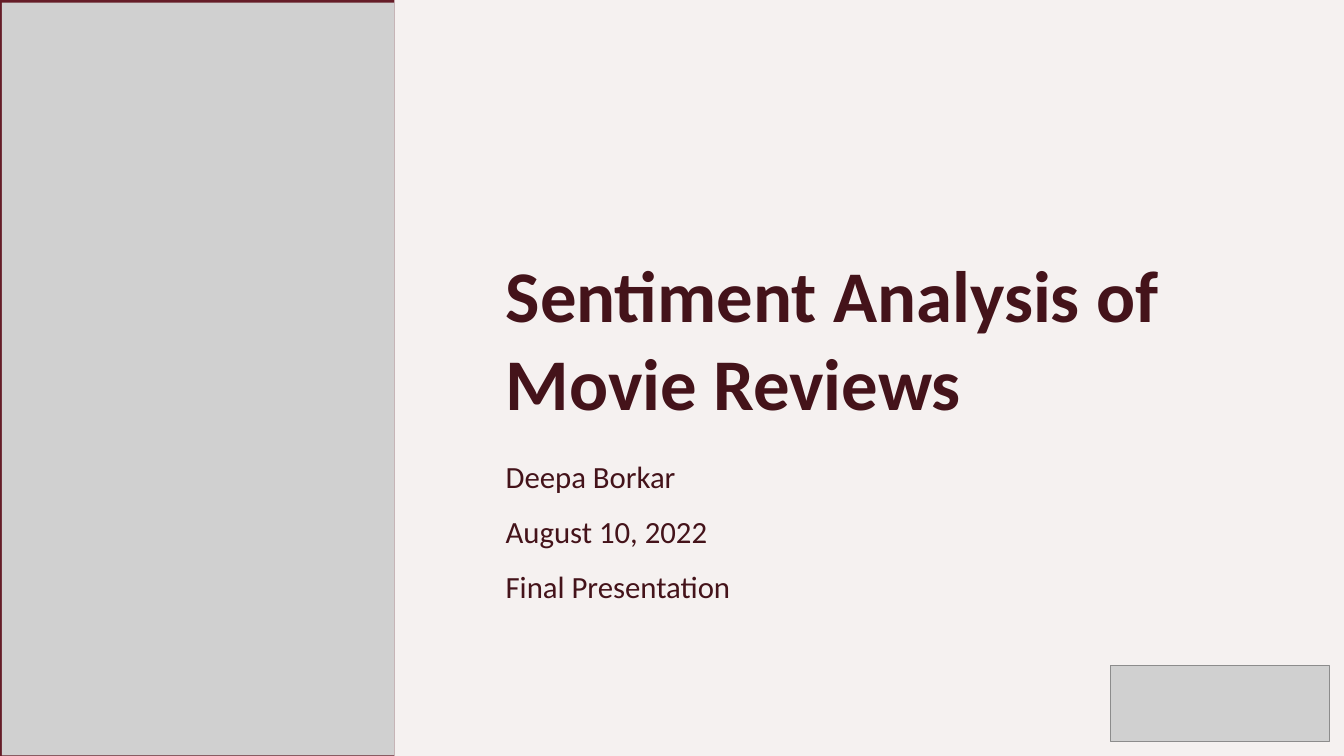
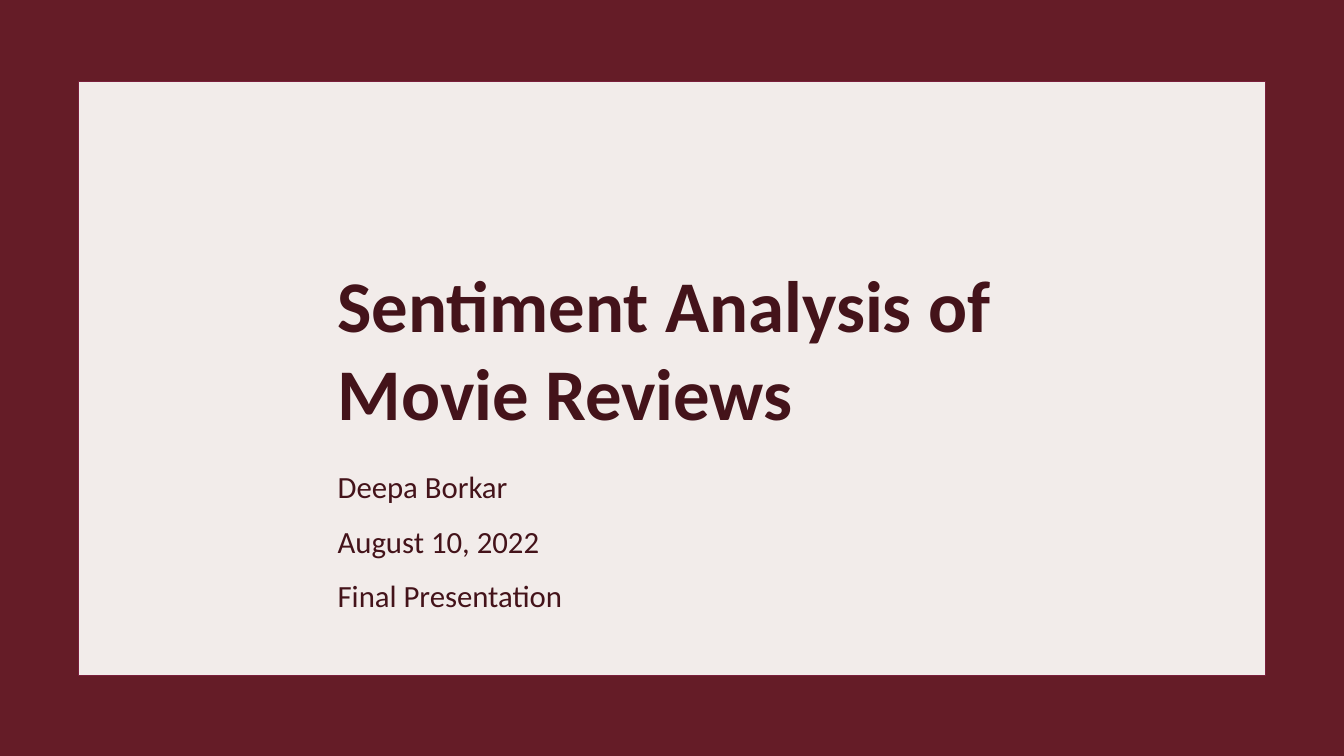
Before and after one commit to deepapborkar/NLPFinalProject, a slide deck: slide 1 of FinalPresentation.pptx. Drawn at 1344x756 pixels with LibreOffice and Linux fonts; fonts in the diff are those of the drawing; grey boxes stand for pictures; background and template pictures are left out. Boxes give left, top, right and bottom in pixels: in the first picture for what was removed or moved away, otherwise in the second. Text is boxed around its words. In the diff, an @@ line names an element or a change of style, - is before the commit and + after.

```diff
--- a/FinalPresentation.pptx
+++ b/FinalPresentation.pptx
@@ rectangle at (0,0,1344,756): fill #FFFFFF to #651C27 @@
@@ rectangle removed at (0,0,394,756) @@
@@ picture added at (0,0,1344,153) @@
@@ picture removed at (2,2,394,755) @@
@@ rectangle: place and size @@
-rectangle at (0,0,1344,756)
+rectangle at (79,82,1266,677)
@@ rectangle at (79,82,1266,677): fill #F2ECEA at 70% opacity to #F2ECEA; outline none to #7B213D 1 pt @@
@@ text "Sentiment Analysis of Movie Reviews": place and size @@
-text "Sentiment Analysis of Movie Reviews" at (506,271,1158,411)
+text "Sentiment Analysis of Movie Reviews" at (338,281,990,421)
@@ text "Deepa Borkar": place and size @@
-text "Deepa Borkar" at (506,466,731,599)
+text "Deepa Borkar" at (338,476,563,608)
@@ picture removed at (1111,666,1330,742) @@
```
Also in this commit, not shown: 6 other slides changed, 7 slides added, 1 slide removed, 4 other files.
